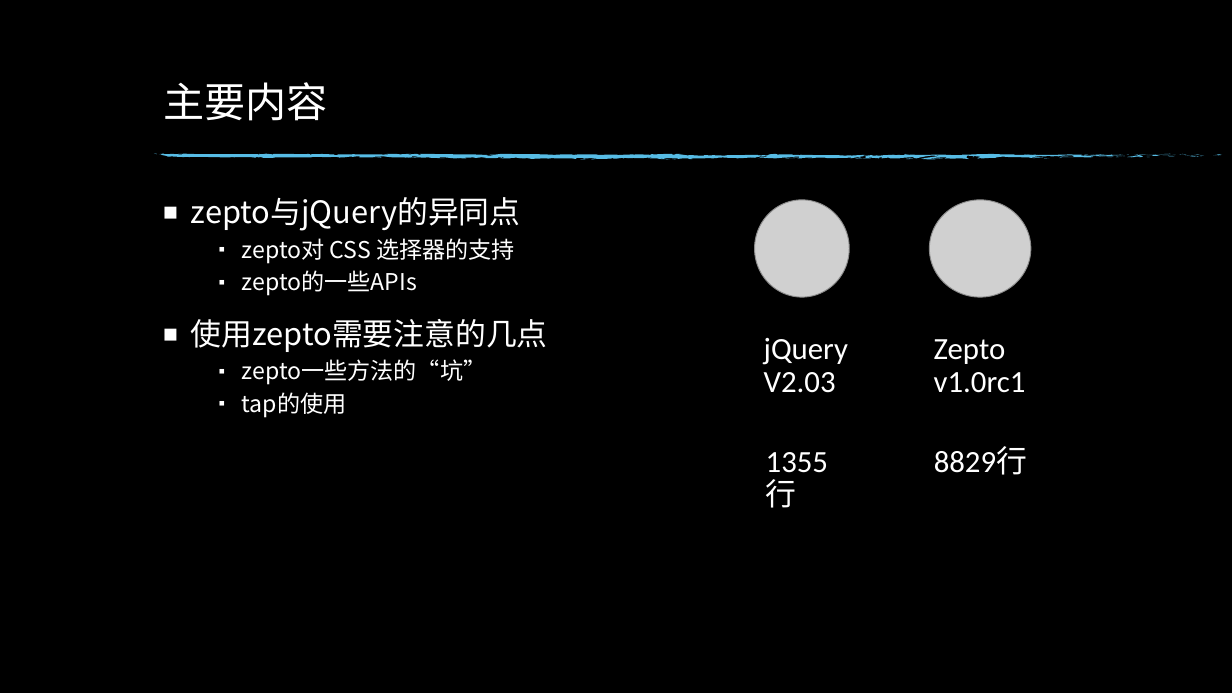
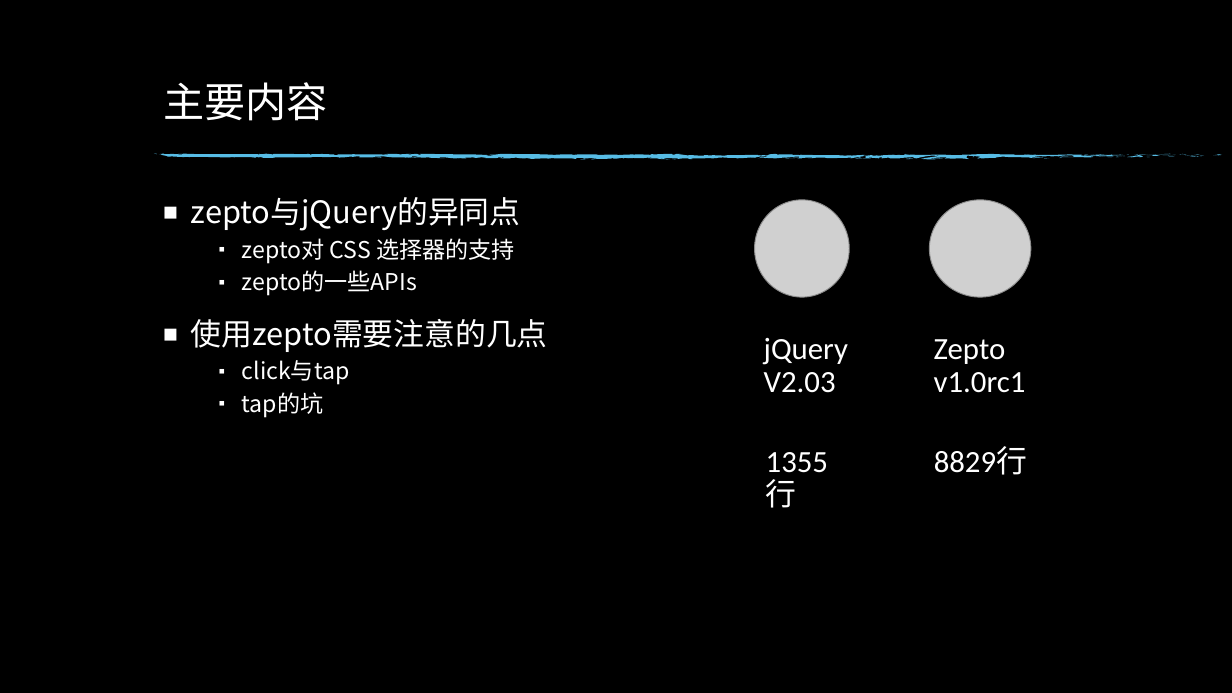
Before and after one commit to xiaotianxia/entern, a slide deck: slide 2 of dz-talk0904.pptx. Drawn at 1232x693 pixels with LibreOffice and Linux fonts; fonts in the diff are those of the drawing; grey boxes stand for pictures; background and template pictures are left out. Boxes give left, top, right and bottom in pixels: in the first picture for what was removed or moved away, otherwise in the second. Text is boxed around its words. In the diff, an @@ line names an element or a change of style, - is before the commit and + after.

Commit message:
add

```diff
--- a/dz-talk0904.pptx
+++ b/dz-talk0904.pptx
@@ text at (242,360,350,418): text changed @@
-    ▪ zepto一些方法的“坑”
-    ▪ tap的使用
+    ▪ click与tap
+    ▪ tap的坑
```
Also in this commit, not shown: 2 other slides changed, 2 slides added, 4 slides removed.
